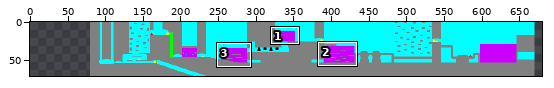
Edited in one commit: pixel-art file (x64/Release/Assets/Maps/colorMaplevel1.aseprite). The picture above shows the old version from afar; the outline marks the close-up.
Close-up. Old version:
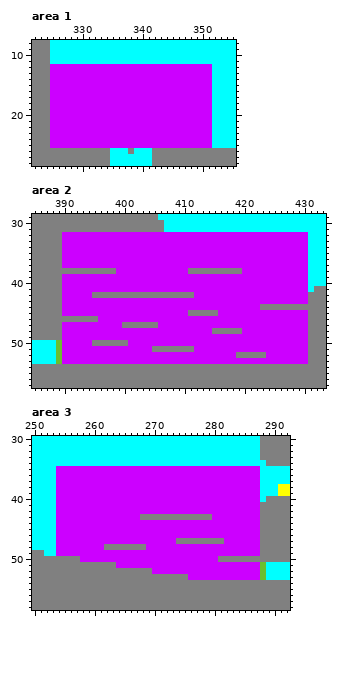
590x72 pixels, 1 frame. Shown: area 1: x 322..355, y 8..28; area 2: x 385..433, y 29..57; area 3: x 250..292, y 30..58. The old version is drawn lined up with the new one, on the new canvas. The commit also changed other parts of the picture, which this record leaves out.
The result:
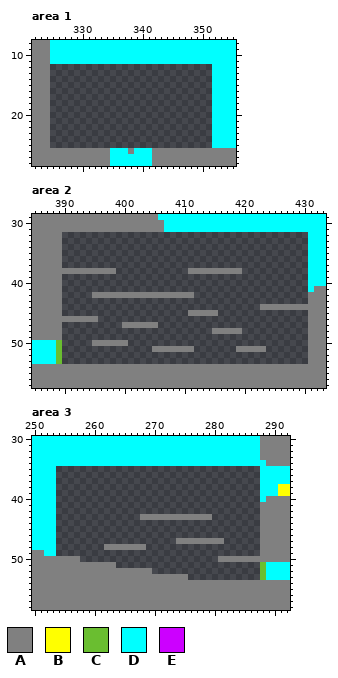
Palette (. is transparent): A #808080  B #ffff00  C #6abe30  D #00ffff  E #cc00ff
Change:
canvas 590x72 -> 680x72, the old top-left corner now at 80,0
Area 1:
y 12..25: x 325..351 EEEEEEEEEEEEEEEEEEEEEEEEEEE -> ...........................
Area 2:
y 32..37: x 390..430 EEEEEEEEEEEEEEEEEEEEEEEEEEEEEEEEEEEEEEEEE -> .........................................
y 38: x 399..410 EEEEEEEEEEEE -> ............; x 420..430 EEEEEEEEEEE -> ...........
y 39..41: x 390..430 EEEEEEEEEEEEEEEEEEEEEEEEEEEEEEEEEEEEEEEEE -> .........................................
y 42: x 390..394 EEEEE -> .....; x 412..430 EEEEEEEEEEEEEEEEEEE -> ...................
y 43: x 390..430 EEEEEEEEEEEEEEEEEEEEEEEEEEEEEEEEEEEEEEEEE -> .........................................
y 44: x 390..422 EEEEEEEEEEEEEEEEEEEEEEEEEEEEEEEEE -> .................................
y 45: x 390..410 EEEEEEEEEEEEEEEEEEEEE -> .....................; x 416..430 EEEEEEEEEEEEEEE -> ...............
y 46: x 396..430 EEEEEEEEEEEEEEEEEEEEEEEEEEEEEEEEEEE -> ...................................
y 47: x 390..399 EEEEEEEEEE -> ..........; x 406..430 EEEEEEEEEEEEEEEEEEEEEEEEE -> .........................
y 48: x 390..414 EEEEEEEEEEEEEEEEEEEEEEEEE -> .........................; x 420..430 EEEEEEEEEEE -> ...........
y 49: x 390..430 EEEEEEEEEEEEEEEEEEEEEEEEEEEEEEEEEEEEEEEEE -> .........................................
y 50: x 390..394 EEEEE -> .....; x 401..430 EEEEEEEEEEEEEEEEEEEEEEEEEEEEEE -> ..............................
y 51: x 390..404 EEEEEEEEEEEEEEE -> ...............; x 412..430 EEEEEEEEEEEEEEEEEEE -> .......AAAAA.......
y 52: x 390..430 EEEEEEEEEEEEEEEEEEEEEEEEEEEEEAAAAAEEEEEEE -> .........................................
y 53: x 390..430 EEEEEEEEEEEEEEEEEEEEEEEEEEEEEEEEEEEEEEEEE -> .........................................
Area 3:
y 35..42: x 254..287 EEEEEEEEEEEEEEEEEEEEEEEEEEEEEEEEEE -> ..................................
y 43: x 254..267 EEEEEEEEEEEEEE -> ..............; x 280..287 EEEEEEEE -> ........
y 44..46: x 254..287 EEEEEEEEEEEEEEEEEEEEEEEEEEEEEEEEEE -> ..................................
y 47: x 254..273 EEEEEEEEEEEEEEEEEEEE -> ....................; x 282..287 EEEEEE -> ......
y 48: x 254..261 EEEEEEEE -> ........; x 269..287 EEEEEEEEEEEEEEEEEEE -> ...................
y 49: x 254..287 EEEEEEEEEEEEEEEEEEEEEEEEEEEEEEEEEE -> ..................................
y 50: x 258..280 EEEEEEEEEEEEEEEEEEEEEEE -> .......................
y 51: x 264..287 EEEEEEEEEEEEEEEEEEEEEEEE -> ........................
y 52: x 270..287 EEEEEEEEEEEEEEEEEE -> ..................
y 53: x 276..287 EEEEEEEEEEEE -> ............
Changed places in both close-ups, as pixel boxes (x1, y1, x2, y2):
erased: (50, 64, 212, 148)
changed: (62, 232, 308, 364)
erased: (56, 466, 260, 580)
